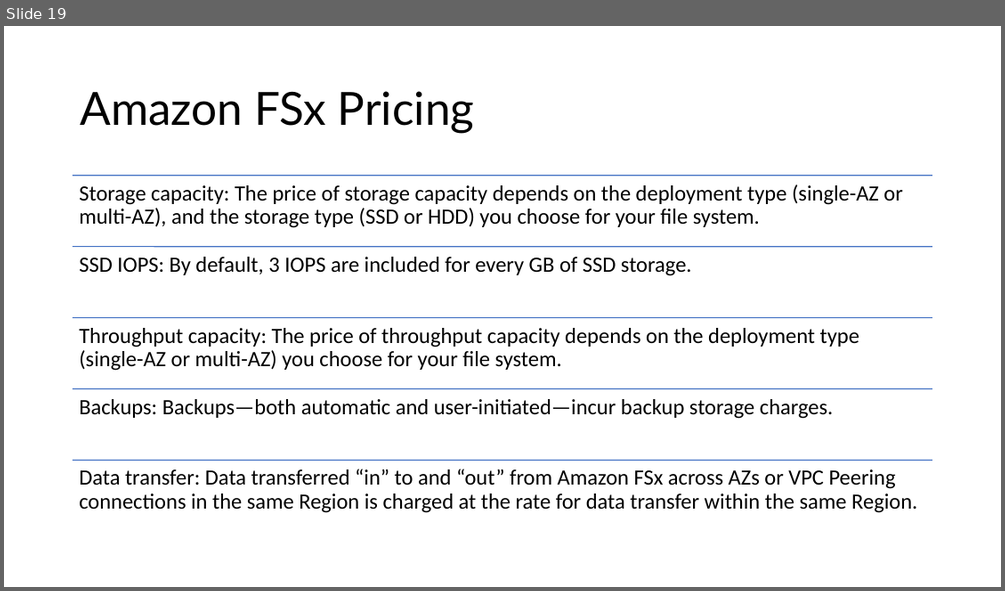
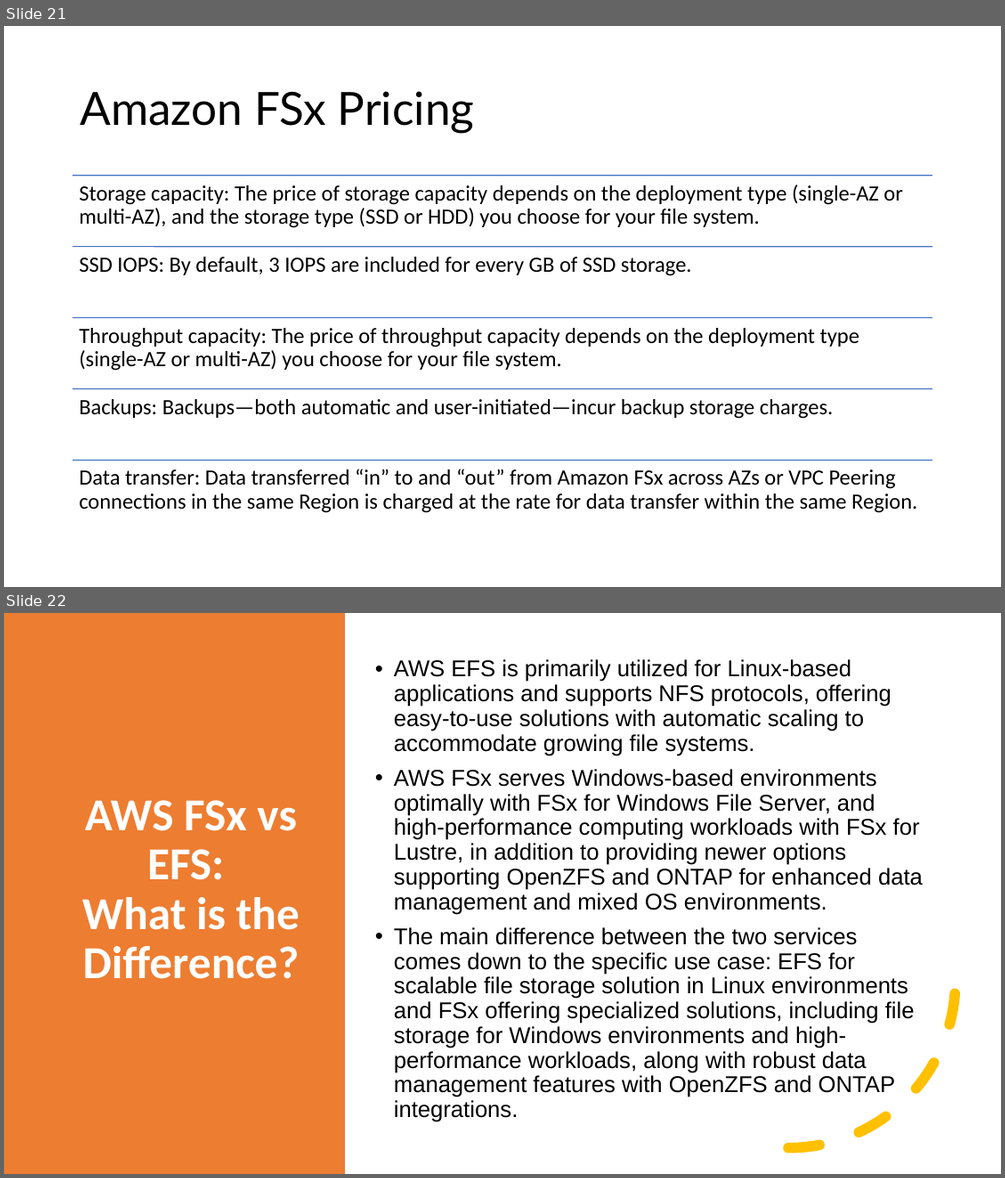
Before and after one commit to IlyaChakun/aws-iba-courses, a slide deck: lecture-materials/Storage/FSx/fsx.pptx. Shown one above the other, each under a label of ours: slide 19 before the commit, slides 21 and 22 after it. The pictures are 1005x591 and 1005x1178 pixels, drawn with LibreOffice and Linux fonts; fonts in the diff are those of the drawing. Boxes give left, top, right and bottom in pixels: in the first picture for what was removed or moved away, otherwise in the second. Text is boxed around its words. In the diff, an @@ line names an element or a change of style, - is before the commit and + after.

```diff
--- a/lecture-materials/Storage/FSx/fsx.pptx
+++ b/lecture-materials/Storage/FSx/fsx.pptx
@@ slide 22 added at box(4, 613, 1001, 1174), background #FFFFFF @@
@@ rectangle added at box(4, 613, 345, 1174), fill #ED7D31 @@
@@ text added at box(394, 659, 922, 1122), 22 pt, text #000000 @@
+• AWS EFS is primarily utilized for Linux-based applications and supports NFS protocols, offering easy-to-use solutions with automatic scaling to accommodate growing file systems.
+• AWS FSx serves Windows-based environments optimally with FSx for Windows File Server, and high-performance computing workloads with FSx for Lustre, in addition to providing newer options supporting OpenZFS and ONTAP for enhanced data management and mixed OS environments.
+• The main difference between the two services comes down to the specific use case: EFS for scalable file storage solution in Linux environments and FSx offering specialized solutions, including file storage for Windows environments and high-performance workloads, along with robust data management features with OpenZFS and ONTAP integrations.
@@ title added at box(82, 800, 299, 979), 44 pt, text #FFFFFF, bold @@
+AWS FSx vs EFS:
+What is the Difference?
@@ arc (boxed as its full ellipse) added at box(622, 814, 956, 1149), outline #FFC000 10 pt dashed @@
@@ what was slide 19 is now slide 21 @@
```
Also in this commit, not shown: 5 slides changed, 2 other slides added, 4 other files.
